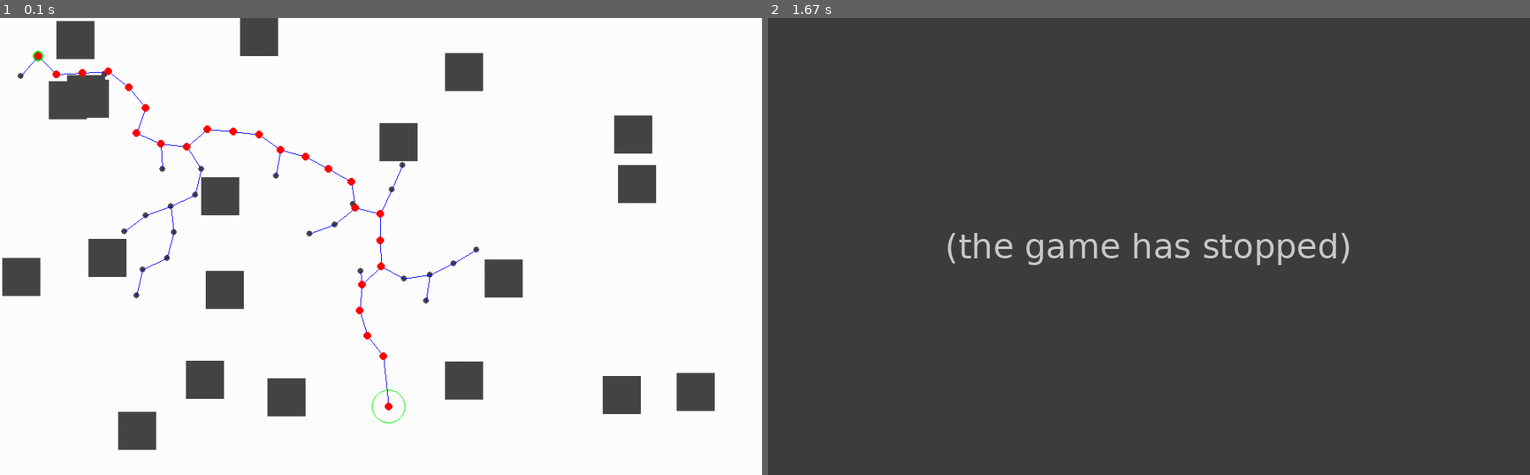
Above: before the commit, frames 1-2 (left to right).
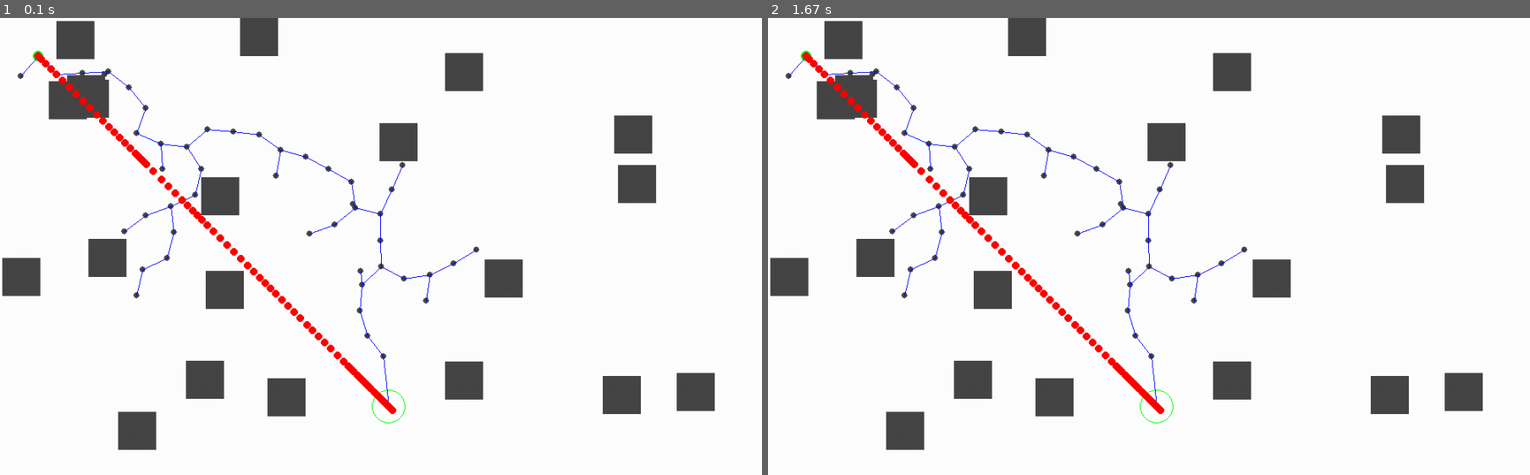
Above: after the commit, the same moments.

Repository: Alxkory/PMD_Project_group2
Game: pygame game, started from task/RRT.py
The game is run twice, just before and just after one commit, with the same random seed, the same clock (stepped at 60 frames per second) and the same inputs.
Inputs:
- Up to frame 1 (0.1 s): no input
- Up to frame 2 (1.67 s): tap Enter at 0.33 s

The runs differ from the first frame. In frame 1, 1.2% of the frame differs, in the area x 4-52%, y 8-87%; in frame 2, 92%, in the area x 0-100%, y 0-100%.
Before the commit the program exited at 0.33 s; later frames show no game.

Commit message:
BSpline test-script werkt. Nog niet werkend gekregen in het RRT-algoritme.

Diff:
--- /dev/null
+++ b/task/Bspline test.py
@@ -0,0 +1,46 @@
+import pygame
+from scipy import interpolate
+import numpy as np
+
+def B_spline(waypoints):
+    x=[]
+    y=[]
+
+    for point in waypoints:
+        x.append(point[0])
+        y.append(point[1])
+
+    tck, *rest = interpolate.splprep([x, y])
+    u = np.linspace(0, 1, num=500)
+    bspline=interpolate.splev(u, tck)
+
+    return bspline
+
+smooth = []
+ControlPoints=[]
+
+pygame.init()
+pygame.display.set_caption("CTHJVHB")
+map = pygame.display.set_mode((800,512))
+map.fill((225, 225, 225))
+running = True
+while(running):
+    for event in pygame.event.get():
+        if event.type == pygame.QUIT:
+            running = False
+        elif event.type == pygame.MOUSEBUTTONDOWN:
+            pos=pygame.mouse.get_pos()
+            pygame.draw.circle(map,(0,0,0),pos,7,0)
+            ControlPoints.append(pos)
+
+        elif event.type == pygame.KEYDOWN:
+            if event.key == pygame.K_SPACE:
+                smooth = B_spline(ControlPoints)
+                X_smooth,Y_smooth=smooth
+                map.fill((255,255,255))
+                for x, y in zip(X_smooth,Y_smooth):
+                    pygame.draw.circle(map, (255,0,0), (x,y),2,0)
+
+                for point in ControlPoints:
+                    pygame.draw.circle(map,(0,0,0),point,7,0)
+    pygame.display.update()
--- a/task/RRT.py
+++ b/task/RRT.py
@@ -3,6 +3,8 @@
 from RRTbasePy import RRTGraph
 from RRTbasePy import RRTMap
 import time
+# from sys import exit
+
 
 
 def main():
@@ -39,11 +41,28 @@
             # time.sleep(0.15)
         iteration += 1
 
-    map.drawPath(graph.getPathCoords())
+
+    # path = graph.getPathCoords()
+    # bspline = graph.B_spline()
+    # print(range(len(bspline[0])))
+    # x3 = bspline[0][3]
+    # y3 = bspline[1,3]
+    # smooth = graph.getSmoothPathCoords()
+    # map.drawPath(graph.getPathCoords())
+    map.drawPath(graph.getSmoothPathCoords())
     pygame.display.update()
     pygame.event.clear()
-    pygame.event.wait()
+    pygame.event.wait(0)
     # time.sleep(5)
+    # pygame.display.quit()
+    # pygame.quit()
+    # exit()
+
+    while True:
+            for event in pygame.event.get():
+                if event.type == pygame.QUIT:
+                    pygame.quit()
+                    exit()
 
 
 if __name__ == '__main__':
--- a/task/RRTbasePy.py
+++ b/task/RRTbasePy.py
@@ -3,6 +3,8 @@
 import math
 import pygame
 import random
+import numpy as np
+from scipy import interpolate
 
 random.seed()
 
@@ -86,6 +88,7 @@
         # path
         self.goalstate = None
         self.path = []
+
 
     # The next 2 methods generate random obstacles:
 
@@ -200,6 +203,8 @@
             else:
                 self.add_node(n, x, y) # otherwise, simply add node to tree
 
+
+
     def path_to_goal(self): # If goal has not been reached, return False. If goal has been reached: creates a list containing the path (from goal to start)
         if self.goalFlag:
             self.path = []
@@ -218,6 +223,30 @@
             pathCoords.append((x, y))
         return pathCoords
 
+    def B_spline(self):
+        x=[]
+        y=[]
+
+        for point in self.path:
+            x.append(self.x[point])
+            y.append(self.y[point])
+
+        tck, *rest = interpolate.splprep([x, y])
+        u = np.linspace(0, 1, num=100)
+        bspline=interpolate.splev(u, tck)
+        # TODO: pas num aan
+
+        return bspline
+
+    def getSmoothPathCoords(self): # Retrieve coordinates of the nodes in the path (to visualize it)
+        bspline = self.B_spline()
+        SmoothPathCoords = []
+        for i in range(len(bspline[0])):
+            x, y = (bspline[0][i],bspline[0][i])
+            SmoothPathCoords.append((x, y))
+        return SmoothPathCoords
+
+
     def bias(self, ngoal): # Does a step straight towards the goal. This speeds up the algorithm when it is not used too much: now every 10th step (can be changed in RRT.py).
         n = self.number_of_nodes()
         self.add_node(n, ngoal[0], ngoal[1])
